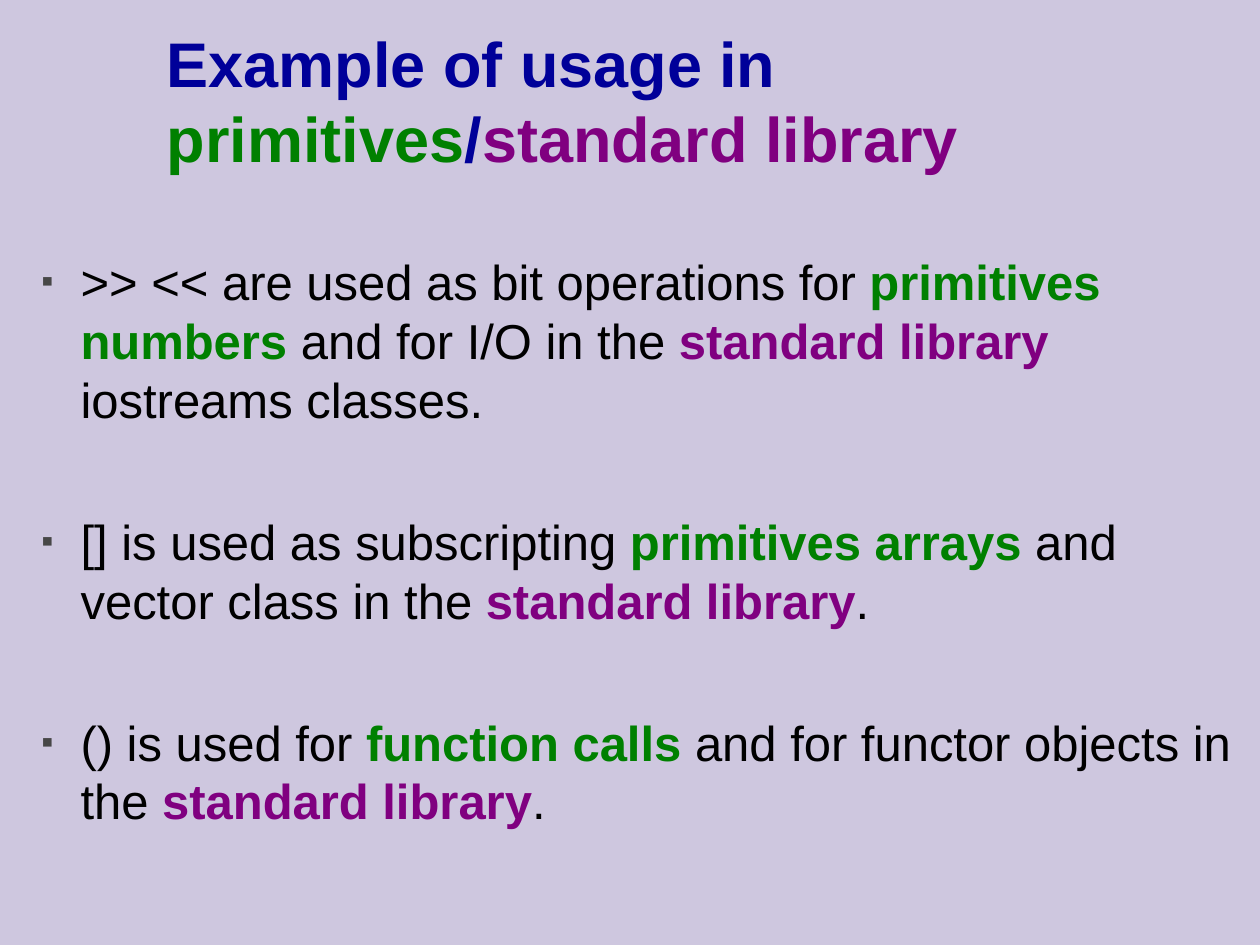
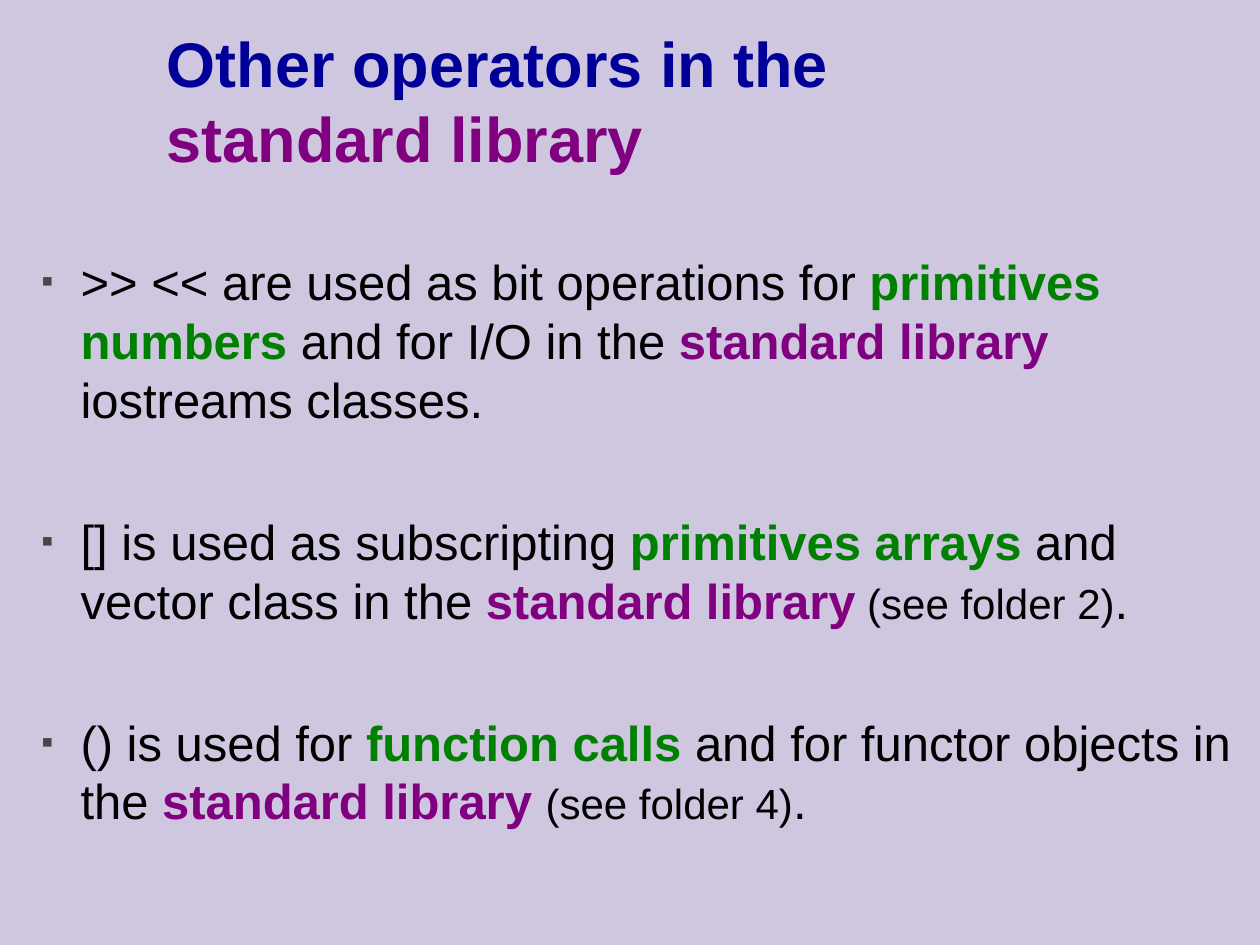
Before and after one commit to cpp-at-ariel/cpp-5779, a slide deck: slide 8 of 04-const-friend-operators/slides-2-operators.odp (slide 7 before the commit). Drawn at 1260x945 pixels with LibreOffice and Linux fonts; fonts in the diff are those of the drawing. Boxes give left, top, right and bottom in pixels: in the first picture for what was removed or moved away, otherwise in the second. Text is boxed around its words. In the diff, an @@ line names an element or a change of style, - is before the commit and + after.

```diff
--- a/04-const-friend-operators/slides-2-operators.odp
+++ b/04-const-friend-operators/slides-2-operators.odp
@@ title at box(167, 41, 827, 174): text changed @@
-Example of usage in primitives/standard library
+Other operators in the
+standard library
@@ text at box(81, 524, 1231, 829): text changed @@
-▪ [] is used as subscripting primitives arrays and vector class in the standard library.
-▪ () is used for function calls and for functor objects in the standard library.
+▪ [] is used as subscripting primitives arrays and vector class in the standard library (see folder 2).
+▪ () is used for function calls and for functor objects in the standard library (see folder 4).
```
Also in this commit, not shown: 6 other slides changed, 2 slides added, 3 slides removed, 11 other files.
